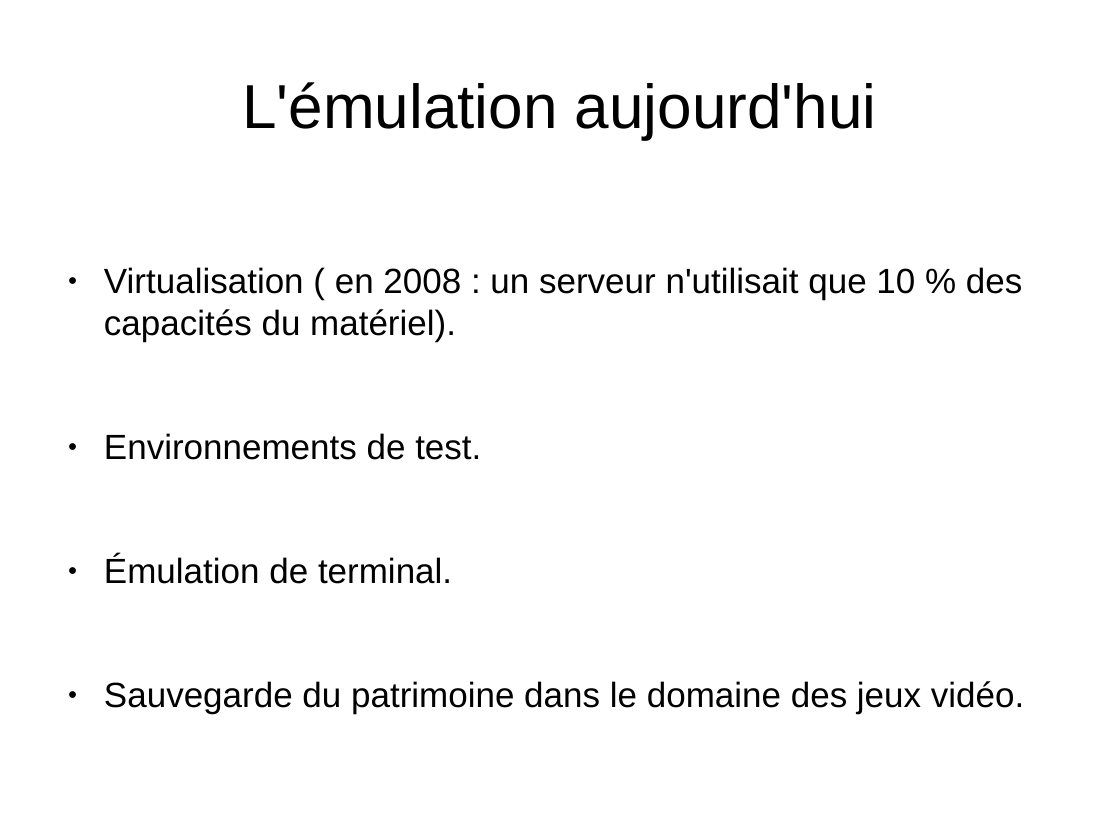
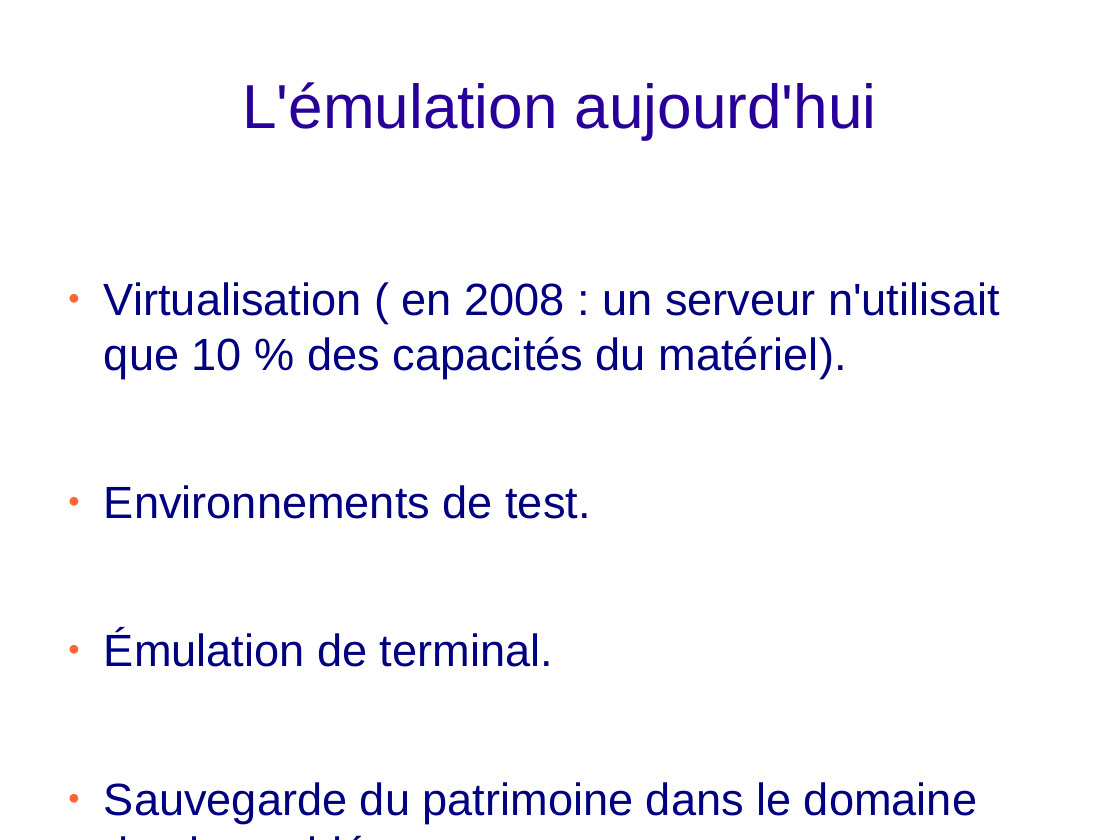
Before and after one commit to joakim-d/GroBoy, a slide deck: slide 32 of documents_TER/soutenance.odp. Drawn at 1120x840 pixels with LibreOffice and Linux fonts; fonts in the diff are those of the drawing; background and template pictures are left out. Boxes give left, top, right and bottom in pixels: in the first picture for what was removed or moved away, otherwise in the second. Text is boxed around its words. In the diff, an @@ line names an element or a change of style, - is before the commit and + after.

```diff
--- a/documents_TER/soutenance.odp
+++ b/documents_TER/soutenance.odp
@@ title "L'émulation aujourd'hui" at <box>242,82,877,139</box>: text colour #000000 to #280099 @@
@@ text "Virtualisation ( en 2008 : ..." at <box>104,282,1000,823</box>: size 24.8 to 32 pt, text colour #000000 to #000080; bullet colour #000000 to #FF6633 @@
```
Also in this commit, not shown: 29 other slides changed, 3 slides added, 3 slides removed.
